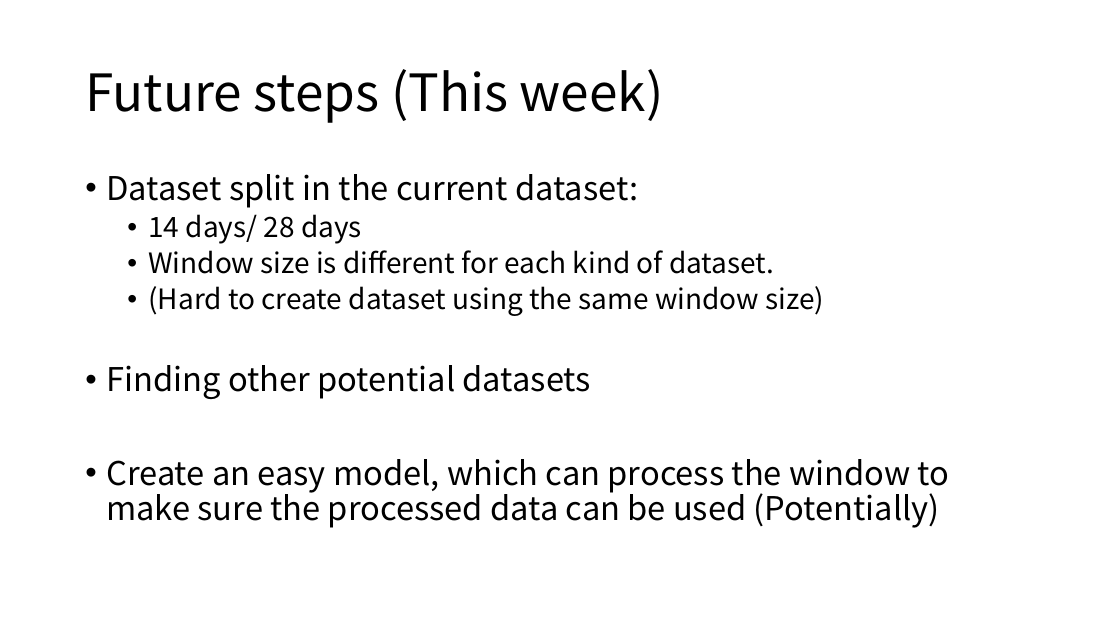
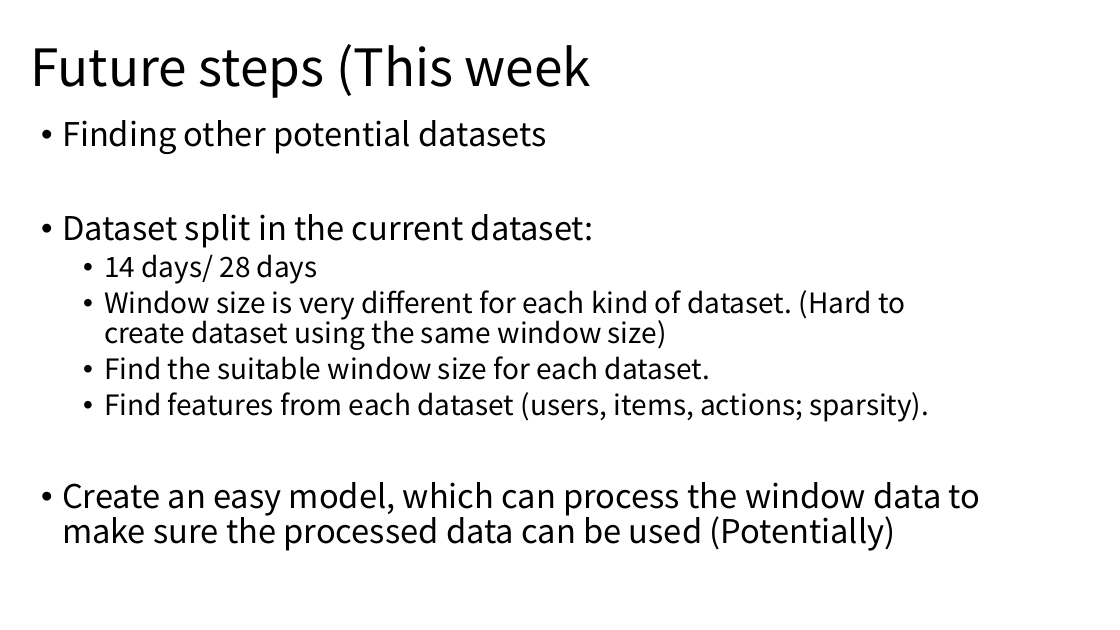
Before and after one commit to YunlongLin0125/Recommender-System, a slide deck: slide 5 of week1/Dissertation_1.pptx (slide 4 before the commit). Drawn at 1120x630 pixels with LibreOffice and Linux fonts; fonts in the diff are those of the drawing. Boxes give left, top, right and bottom in pixels: in the first picture for what was removed or moved away, otherwise in the second. Text is boxed around its words. In the diff, an @@ line names an element or a change of style, - is before the commit and + after.

Commit message:
dt_week1 material

```diff
--- a/week1/Dissertation_1.pptx
+++ b/week1/Dissertation_1.pptx
@@ title at (x1=30, y1=44, x2=591, y2=98): text changed @@
-Future steps (This week)
+Future steps (This week
@@ text "Finding other potential datasets" moved from (x1=106, y1=174, x2=950, y2=528) to (x1=62, y1=120, x2=981, y2=551) @@
@@ text at (x1=62, y1=120, x2=546, y2=154): paragraph added @@
+• Finding other potential datasets
@@ text at (x1=62, y1=290, x2=981, y2=551): text changed; size 28 to 24 pt @@
-  • Window size is different for each kind of dataset.
-  • (Hard to create dataset using the same window size)
-• Finding other potential datasets
-• Create an easy model, which can process the window to make sure the processed data can be used (Potentially)
+  • Window size is very different for each kind of dataset. (Hard to create dataset using the same window size)
+  • Find the suitable window size for each dataset.
+  • Find features from each dataset (users, items, actions; sparsity).
+• Create an easy model, which can process the window data to make sure the processed data can be used (Potentially)
```
Also in this commit, not shown: 1 other slide changed, 1 slide added, 1 other file.
